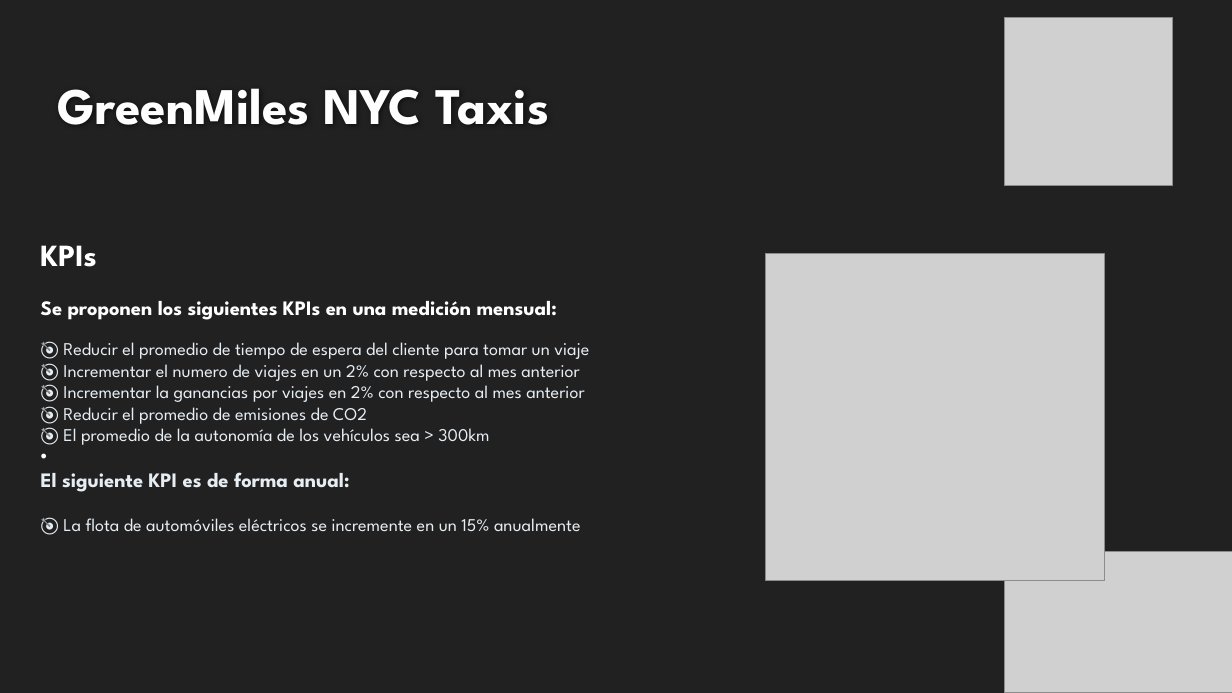
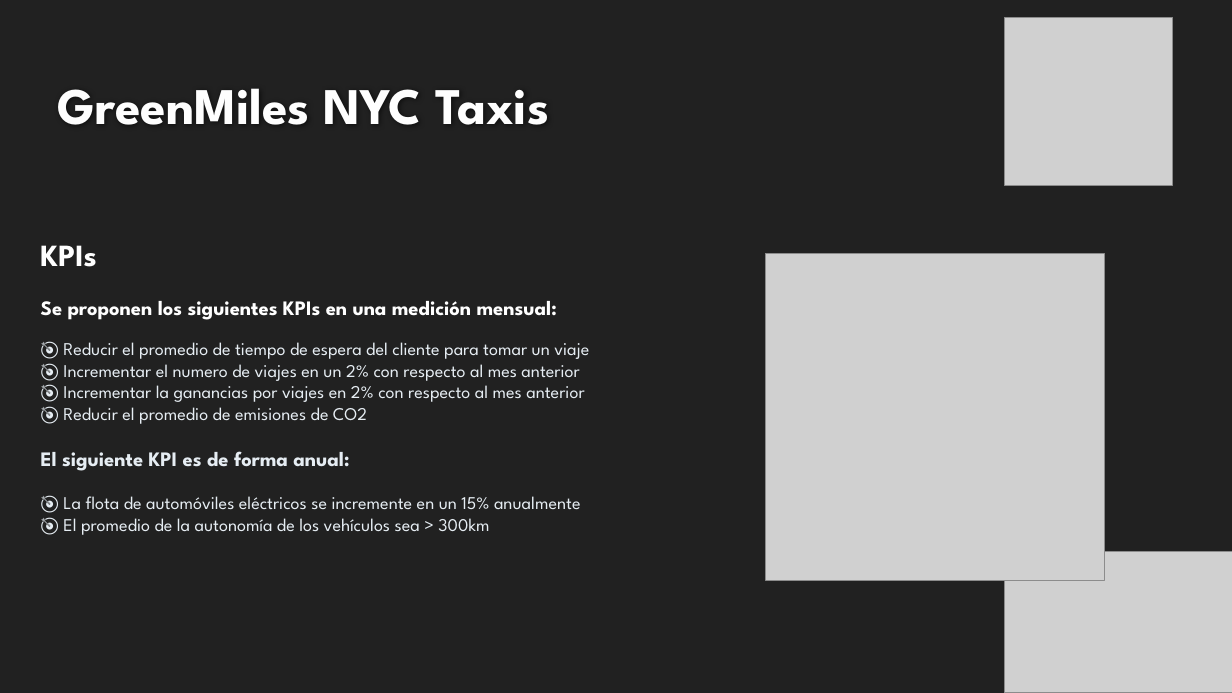
Before and after one commit to leocorbur/GreenMiles_NYC_Taxis, a slide deck: slide 5 of PPT/PPT_Sprint1.pptx. Drawn at 1232x693 pixels with LibreOffice and Linux fonts; fonts in the diff are those of the drawing; grey boxes stand for pictures; background and template pictures are left out. Boxes give left, top, right and bottom in pixels: in the first picture for what was removed or moved away, otherwise in the second. Text is boxed around its words. In the diff, an @@ line names an element or a change of style, - is before the commit and + after.

Commit message:
ppt

```diff
--- a/PPT/PPT_Sprint1.pptx
+++ b/PPT/PPT_Sprint1.pptx
@@ text at bbox=[63, 423, 489, 445]: paragraph removed @@
-🎯 El promedio de la autonomía de los vehículos sea > 300km
@@ text at bbox=[41, 451, 349, 471]: bullet • to none @@
@@ text at bbox=[63, 518, 489, 535]: paragraph added @@
+🎯 El promedio de la autonomía de los vehículos sea > 300km
```
